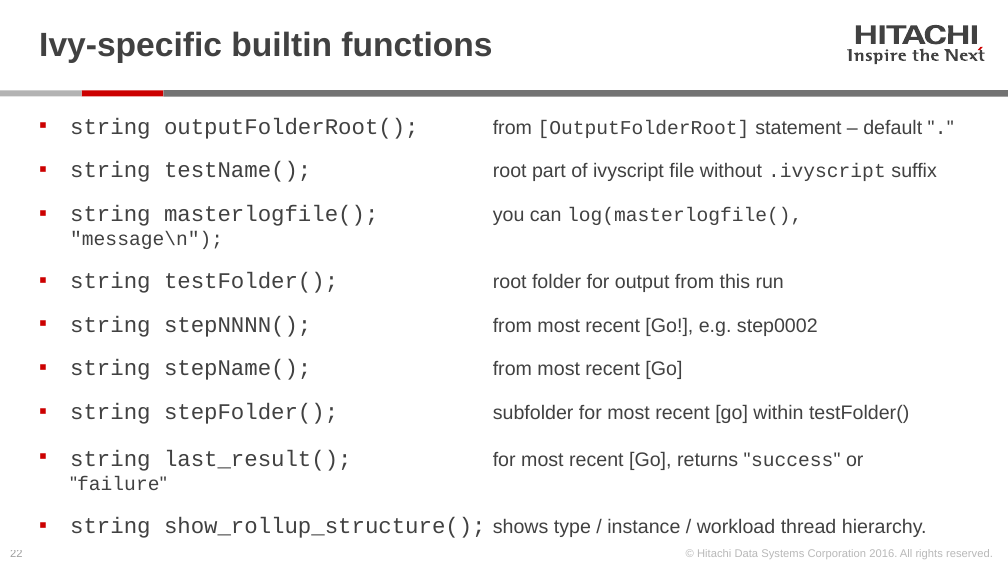
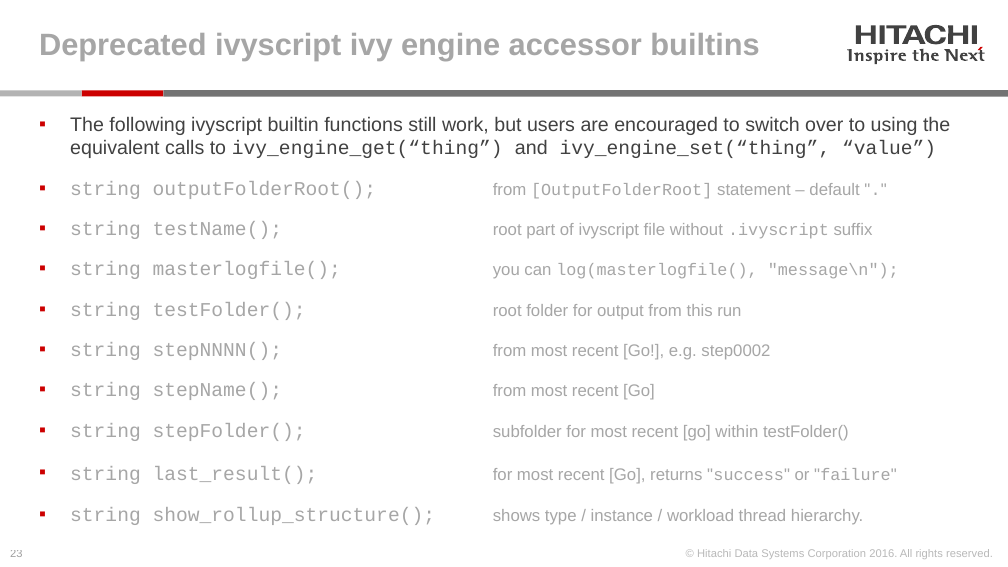
Before and after one commit to Hitachi-Data-Systems/ivy, a slide deck: slide 23 of doc/ivyscript reference.pptx (slide 22 before the commit). Drawn at 1008x567 pixels with LibreOffice and Linux fonts; fonts in the diff are those of the drawing. Boxes give left, top, right and bottom in pixels: in the first picture for what was removed or moved away, otherwise in the second. Text is boxed around its words. In the diff, an @@ line names an element or a change of style, - is before the commit and + after.

Commit message:
1.05.14 part 2 including doc of ivy engine API get/set

```diff
--- a/doc/ivyscript reference.pptx
+++ b/doc/ivyscript reference.pptx
@@ title at bbox=[39, 33, 759, 61]: text changed; size 24 to 22 pt; text colour #414141 to #A6A6A6 @@
-Ivy-specific builtin functions
+Deprecated ivyscript ivy engine accessor builtins
@@ text at bbox=[70, 116, 950, 158]: paragraph added @@
+▪ The following ivyscript builtin functions still work, but users are encouraged to switch over to using the equivalent calls to ivy_engine_get(“thing”) and ivy_engine_set(“thing”, “value”)
@@ text at bbox=[70, 181, 899, 525]: size 16 to 14 pt in "string outputFolderRoot();", "string testName();", "string masterlogfile();", "string testFolder();" and 5 more places; size 14 to 12 pt in "from [OutputFolderRoot] statement – default "."", "root part of ivyscript file without .ivyscript ...", "you can log(masterlogfile(), "message\n");", "root folder for output from this run" and 5 more places; text colour #414141 to #A6A6A6 in "string outputFolderRoot(); from [OutputFolderRoot] statement ...", "string testName(); root part of ivyscript file ...", "string masterlogfile(); you can log(masterlogfile(), "messag ...", "string testFolder(); root folder for output from ..." and 5 more places @@
```
Also in this commit, not shown: 3 other slides changed, 1 slide added, 6 other files.
